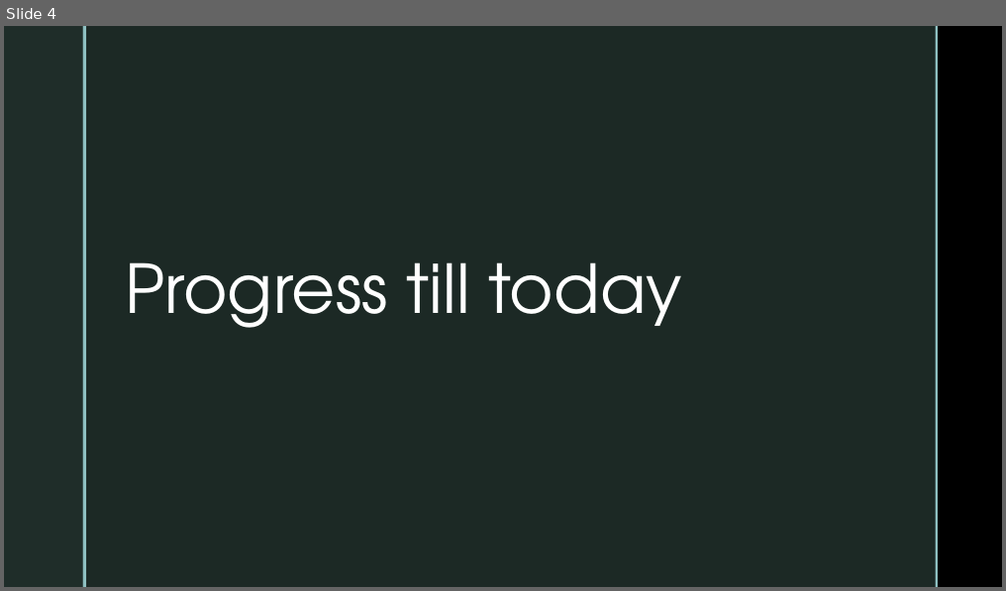
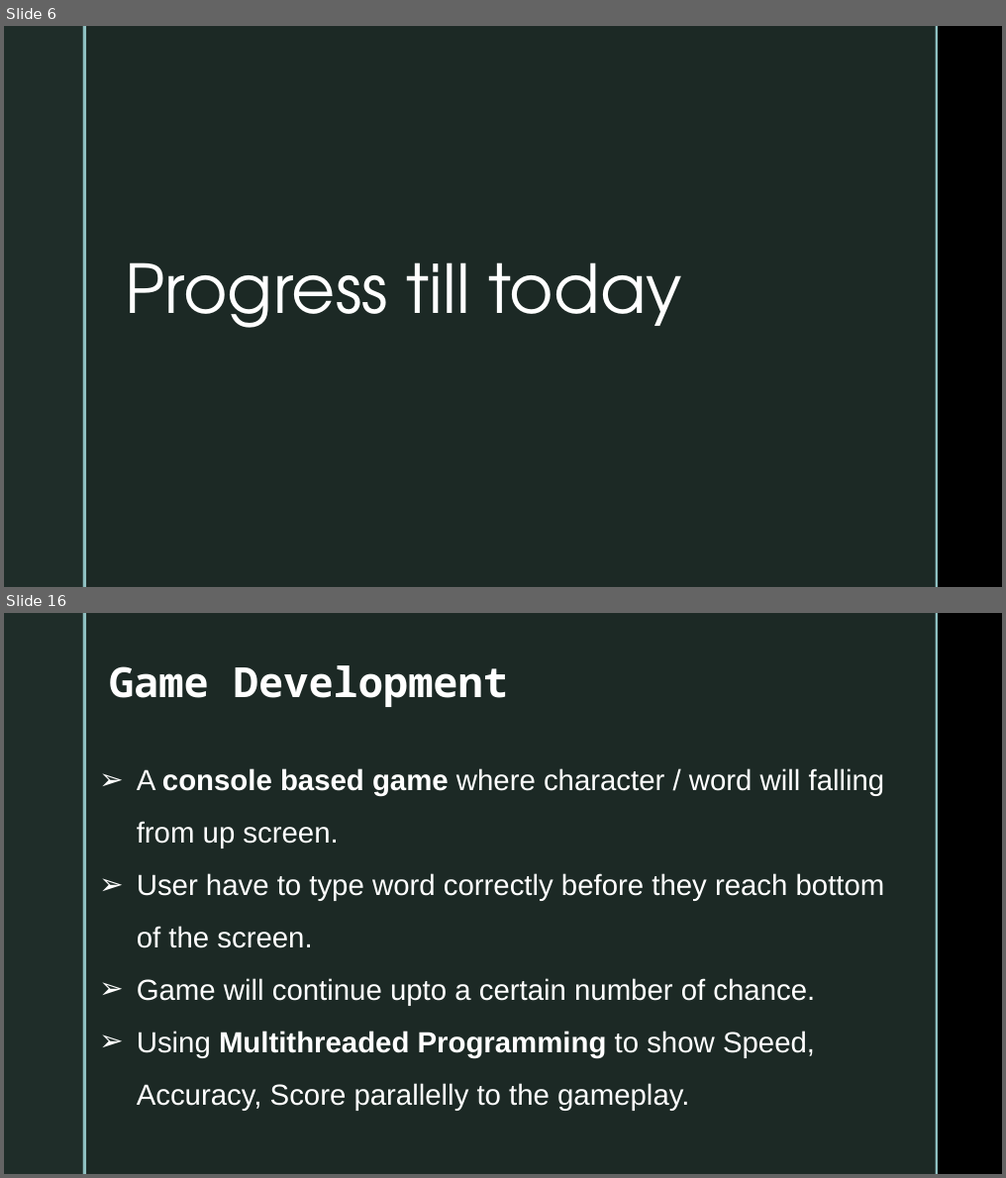
Before and after one commit to CodeWithIsmail/SPL-1, a slide deck: Mid Presentation.pptx. Shown one above the other, each under a label of ours: slide 4 before the commit, slides 6 and 16 after it; the slides between them are not shown. The pictures are 1006x591 and 1006x1178 pixels, drawn with LibreOffice and Linux fonts; fonts in the diff are those of the drawing; background and template pictures are left out. Boxes give left, top, right and bottom in pixels: in the first picture for what was removed or moved away, otherwise in the second. Text is boxed around its words. In the diff, an @@ line names an element or a change of style, - is before the commit and + after.

Commit message:
final update on Common word Practice

```diff
--- a/Mid Presentation.pptx
+++ b/Mid Presentation.pptx
@@ slide 16 added at (4,613,1002,1174), background picture (left out); not listed: 4 template elements that a slide beside it also shows @@
@@ text added at (109,665,508,707), 40 pt, text #FFFFFF, bold @@
+Game Development
@@ text added at (137,768,885,1111), 28 pt, text #FFFFFF @@
+➢ A console based game where character / word will falling from up screen.
+➢ User have to type word correctly before they reach bottom of the screen.
+➢ Game will continue upto a certain number of chance.
+➢ Using Multithreaded Programming to show Speed, Accuracy, Score parallelly to the gameplay.
@@ what was slide 4 is now slide 6 @@
```
Also in this commit, not shown: 7 slides changed, 9 other slides added, 1 slide removed, 1 other file.
